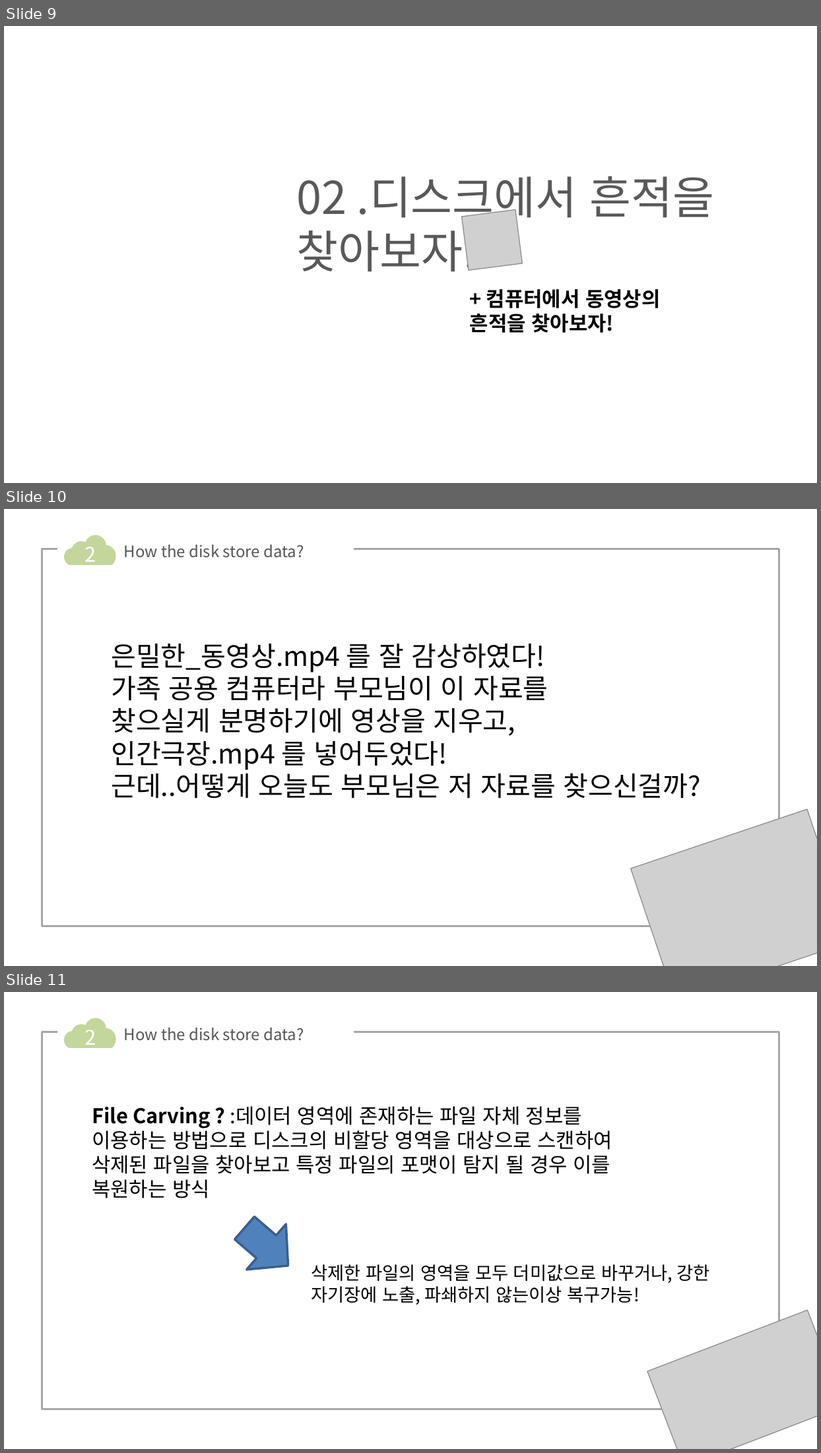
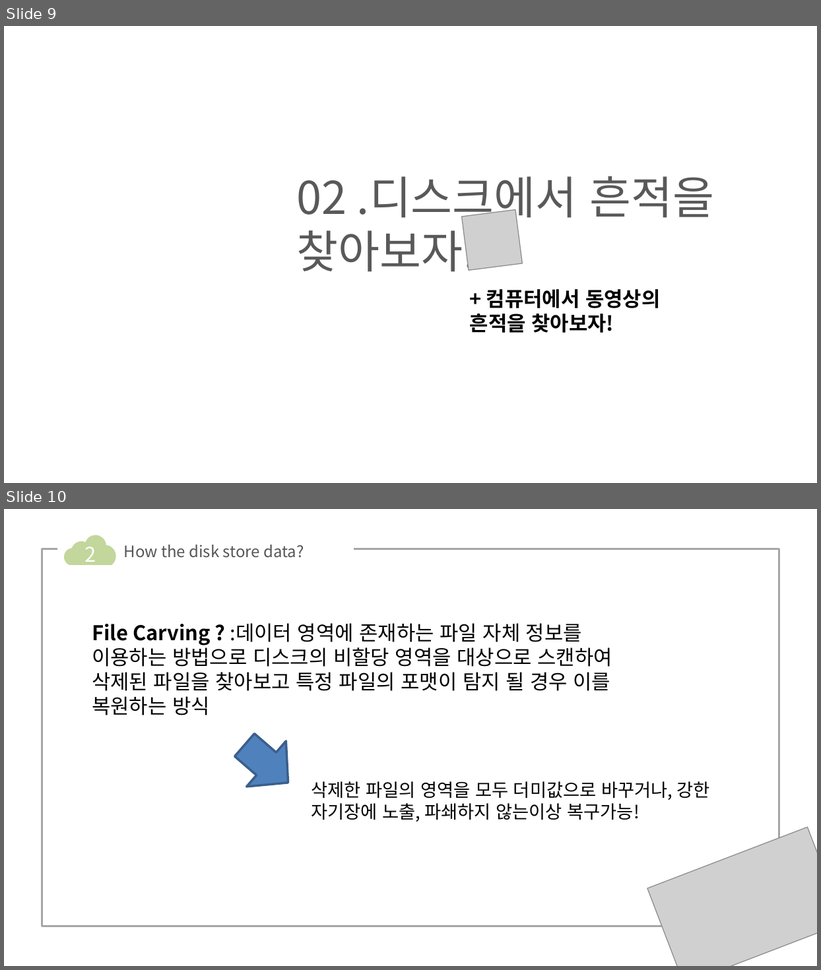
Before and after one commit to cokia/CodeGate2018_Junior_security_forum, a slide deck: [최종]2018-코드게이트-한우영.pptx. Shown one above the other, each under a label of ours: slides 9, 10 and 11 before the commit, slides 9 and 10 after it. The pictures are 821x1453 and 821x970 pixels, drawn with LibreOffice and Linux fonts; fonts in the diff are those of the drawing; grey boxes stand for pictures; background and template pictures are left out. Boxes give left, top, right and bottom in pixels: in the first picture for what was removed or moved away, otherwise in the second. Text is boxed around its words. In the diff, an @@ line names an element or a change of style, - is before the commit and + after.

```diff
--- a/[최종]2018-코드게이트-한우영.pptx
+++ b/[최종]2018-코드게이트-한우영.pptx
@@ slide 10 removed at (4,509,817,966), background picture (left out) @@
@@ rectangle removed at (59,541,353,569) @@
@@ freeform shape removed at (64,535,116,565) @@
@@ text removed at (85,541,96,568) @@
-2
@@ text removed at (124,545,304,558) @@
-How the disk store data?
@@ rectangle removed at (42,549,780,926) @@
@@ text removed at (111,644,700,799) @@
-은밀한_동영상.mp4 를 잘 감상하였다!
-가족 공용 컴퓨터라 부모님이 이 자료를
-찾으실게 분명하기에 영상을 지우고,
-인간극장.mp4 를 넣어두었다!
-근데..어떻게 오늘도 부모님은 저 자료를 찾으신걸까?
@@ picture removed at (630,810,817,966) @@
@@ what was slide 11 is now slide 10 @@
```
Also in this commit, not shown: 3 other slides removed, 1 other file.
